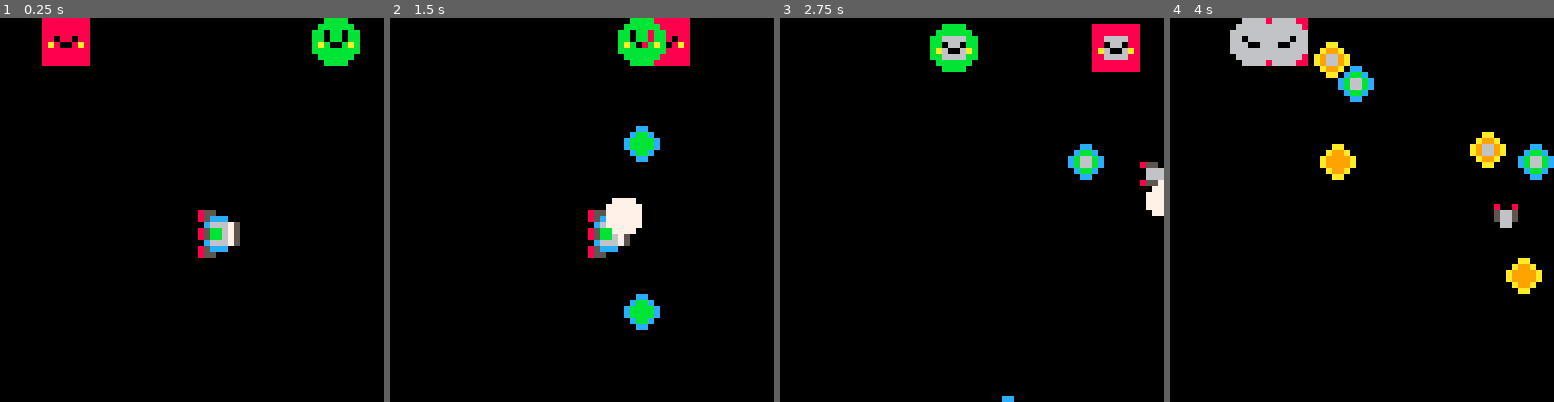
Above: before the commit, frames 1-4 (left to right).
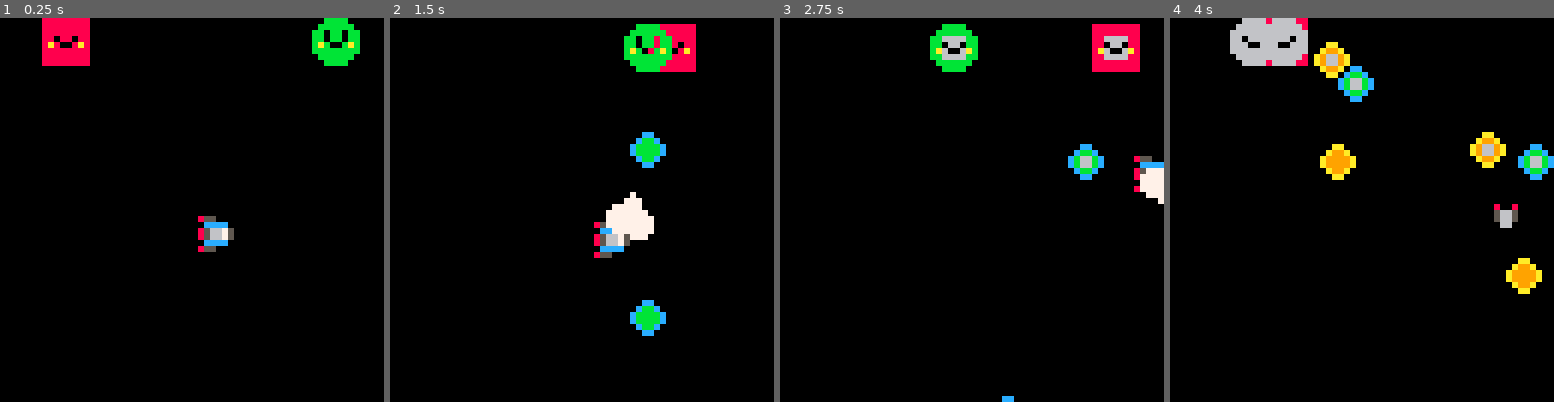
Above: after the commit, the same moments.

Repository: matheusmortatti/LOWREZJAM2020
Game: PICO-8 cartridge template.p8
Two runs of this game, one before a commit and one after it. Both use one fixed random seed, a clock stepped at 60 frames per second and the inputs below.
Inputs:
- Up to frame 1 (0.25 s): no input
- Up to frame 2 (1.5 s): tap X (X key) at 0.33, 1.07 s; tap O (Z key) at 0.7 s
- Up to frame 3 (2.75 s): hold Right 1.6-2.1 s; tap O (Z key) at 1.7, 2.1, 2.5 s; tap X (X key) at 1.85 s; hold Up 2.15-2.42 s; hold Right from 2.47 s (still down)
- Up to frame 4 (4 s): tap O (Z key) at 2.9, 3.3, 3.7 s; tap X (X key) at 2.97 s; release Right at 3.03 s; hold Left 3.08-3.58 s; hold Down 3.63-3.97 s

The runs differ from the first frame. In frame 1, 0.8% of the frame differs, in the area x 51-63%, y 50-63%; in frame 2, 3.4%, in the area x 51-80%, y 0-83%; in frame 3, 0.7%; in frame 4, nothing differs.

Commit message:
Update player change logic

Diff:
--- a/template.p8
+++ b/template.p8
@@ -844,20 +844,57 @@
 end
 
 -------------------------------
+-- entity: spawner
+-------------------------------
+
+spawner=entity:extend({
+				reloadtime=10,
+    t=0,
+    player=nil
+})
+
+function spawner:init()
+		e_add(enemy{pos=v(0,0), speed=rnd(2), vel=v(1,0), player=p})
+		e_add(friend{pos=v(56,0), speed=rnd(2), vel=v(-1,0), player=p})
+end
+
+-------------------------------
+-- data: playerlevel
+-------------------------------
+
+playerlevel = {
+				{
+					sprite=13,
+					hitbox=box(3,3,4,4),
+				},
+				{
+					sprite=2,
+					hitbox=box(2,2,5,5)
+				},
+				{
+					sprite=14,
+					hitbox=box(1,1,6,6)
+				},
+				{
+					sprite=15,
+					hitbox=box(0,0,7,7)
+				},
+				{
+					sprite=16,
+					hitbox=box(0,0,10,10)
+				},
+}
+
+-------------------------------
 -- entity: player
 -------------------------------
 
-player=changeable:extend({
+player=turnable:extend({
 				maxspeed=1,
 				acc=.25,
 				friction=.2,
 
-				sprite=13,
-				hitbox=box(2,2,6,6),
-
     sprchange={2, 14, 15},
-    hitboxes={box(2,2,6,6),
-    										box(2,2,6,6)},
 
     vel=v(0,0),
     t=0,
@@ -872,6 +909,7 @@
 
 function player:init()
   self:become("walking")
+  self:setlevel()
 end
 
 -- This update function will always get called
@@ -926,47 +964,51 @@
 function player:shoot()
   e_add(bullet{
     pos=v(self.pos.x, self.pos.y),
-    vel=v(0,0),
     shtangle=self.a,
     origin=self})
 end
 
 function player:take_hit(dmg)
   self.health-=dmg%self.healthperlevel
-    shake+=10
-
-    self.level-=flr(dmg/self.healthperlevel)
-    if self.health<=0 then
-    		self.level-=1
-    		self.health = self.healthperlevel
-    end
-
-    if(self.level <= 0) then
-      self.done = true
+
+				valid=self:updatelevel(flr(dmg/self.healthperlevel))
+
+    if not valid then
+      self.done=true
       explode(
         self.pos.x, self.pos.y,
         self.hitbox.xr-self.hitbox.xl,
         self.hitbox.yb-self.hitbox.yt)
-    end
-end
-
-function player:getcurrchange()
-		return self.level/#self.sprchange
-end
-
--------------------------------
--- entity: spawner
--------------------------------
-
-spawner=entity:extend({
-				reloadtime=10,
-    t=0,
-    player=nil
-})
-
-function spawner:init()
-		e_add(enemy{pos=v(0,0), speed=rnd(2), vel=v(1,0), player=p})
-		e_add(friend{pos=v(56,0), speed=rnd(2), vel=v(-1,0), player=p})
+				end
+
+    if (dmg>0) shake+=10
+end
+
+function player:updatelevel(diff)
+		self.level-=diff
+  if self.health<=0 then
+  		self.level-=1
+  		self.health=self.healthperlevel
+  end
+
+  if self.health>2 then
+  		self.level+=1
+  		self.health=self.healthperlevel
+  end
+
+  self.level=min(#playerlevel, self.level)
+		if self.level>0 then
+				self:setlevel()
+				return true
+		else
+				return false
+		end
+end
+
+function player:setlevel()
+		level=playerlevel[self.level]
+		self.sprite=level.sprite
+		self.hitbox=level.hitbox
 end
 
 -------------------------------
@@ -1166,7 +1208,8 @@
 
 friendbullet=bullet:extend({
 			sprite=12,
-   collides_with={"player"}
+   collides_with={"player"},
+   dmg=-1
 })
 
 function friendbullet:explode()
@@ -1180,31 +1223,30 @@
 end
 
 function friendbullet:hit(e)
-
-end
-…(26 lines of a section not shown)…
+		if e:is_a("player") and e.take_hit then
+	   e:take_hit(self.dmg)
+	 end
+end
+…(23 lines of a section not shown)…
Not shown, changed: 22 lines of the sprite sheet (__gfx__) section of template.p8
